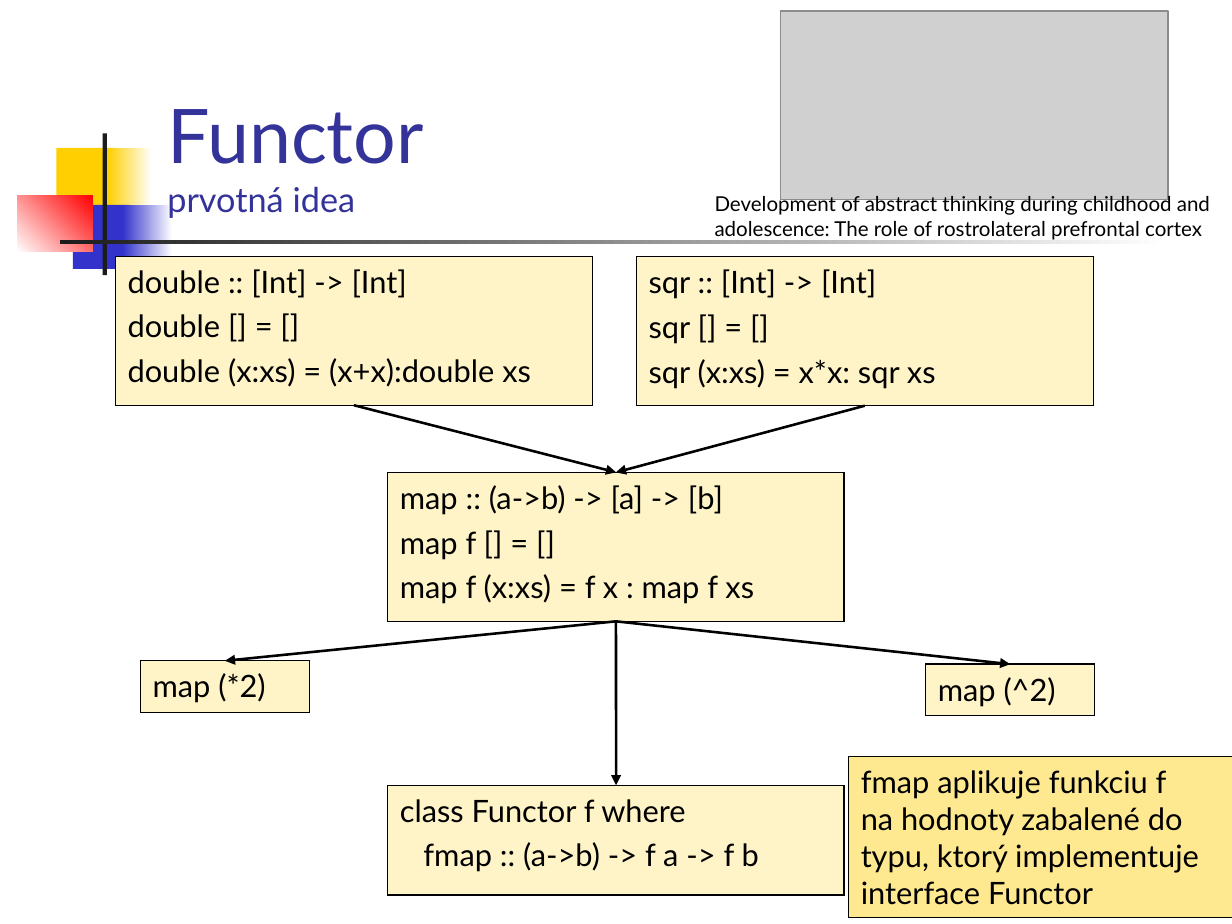
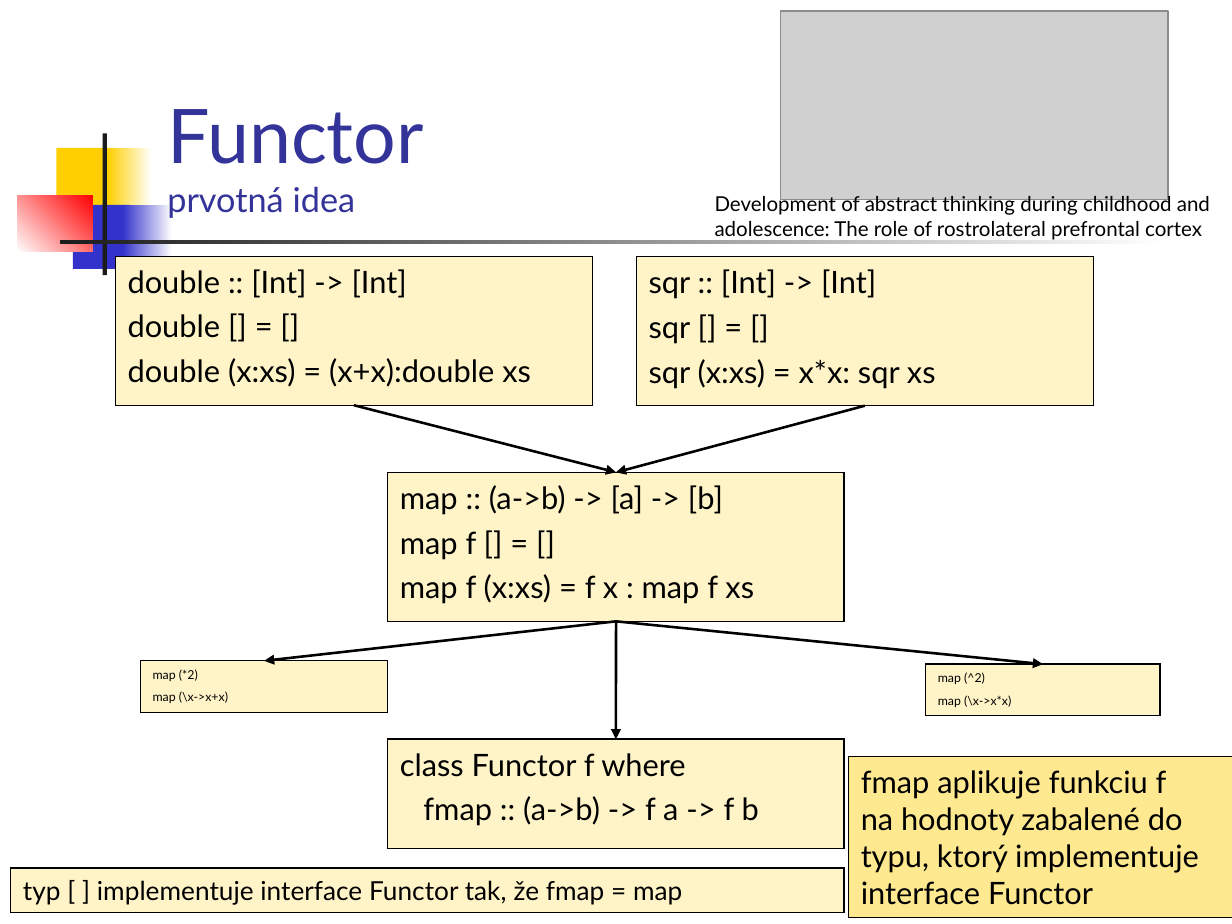
Before and after one commit to Funkcionalne/Prednasky, a slide deck: slide 7 of 11/11_fpro.ppt. Drawn at 1232x924 pixels with LibreOffice and Linux fonts; fonts in the diff are those of the drawing; grey boxes stand for pictures. Boxes give left, top, right and bottom in pixels: in the first picture for what was removed or moved away, otherwise in the second. Text is boxed around its words. In the diff, an @@ line names an element or a change of style, - is before the commit and + after.

```diff
--- a/11/11_fpro.ppt
+++ b/11/11_fpro.ppt
@@ arrow moved from (616, 621) - (225, 660) to (616, 621) - (264, 660) @@
@@ arrow moved from (616, 621) - (1010, 664) to (616, 621) - (1044, 664) @@
@@ arrow moved from (616, 621) - (616, 785) to (616, 621) - (616, 739) @@
@@ rectangle "map (*2)" resized from (x1=140, y1=660, x2=309, y2=712) to (x1=140, y1=660, x2=388, y2=712) @@
@@ text in rectangle at (x1=153, y1=669, x2=198, y2=681): size 18 to 7.2 pt in "map (*2)" @@
@@ rectangle "map (^2)" resized from (x1=925, y1=664, x2=1094, y2=716) to (x1=925, y1=664, x2=1159, y2=716) @@
@@ text in rectangle at (x1=938, y1=672, x2=985, y2=684): size 18 to 7.2 pt in "map (^2)" @@
@@ text in rectangle at (x1=153, y1=691, x2=228, y2=703): paragraph added @@
+map (\x->x+x)
@@ text in rectangle at (x1=938, y1=695, x2=1011, y2=707): paragraph added @@
+map (\x->x*x)
@@ rectangle "class Functor f where" moved from (x1=388, y1=785, x2=844, y2=894) to (x1=388, y1=739, x2=844, y2=849) @@
@@ rectangle added at (x1=11, y1=869, x2=844, y2=913), fill #FFF4C8, outline #000000 0.74 pt, 15.3 pt, text #000000 @@
+typ [ ] implementuje interface Functor tak, že fmap = map
```
Also in this commit, not shown: 4 other slides changed, 11 other files.
